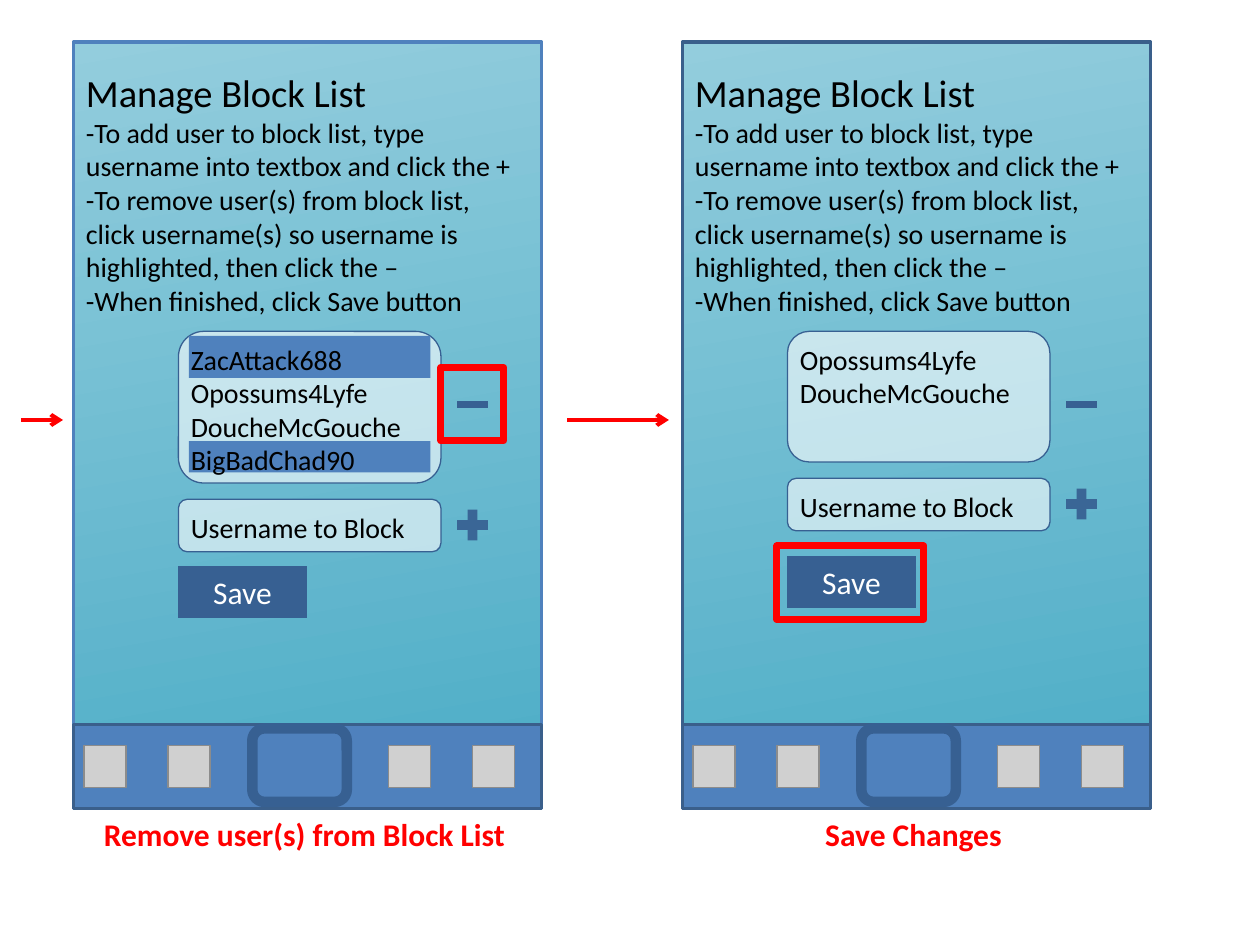
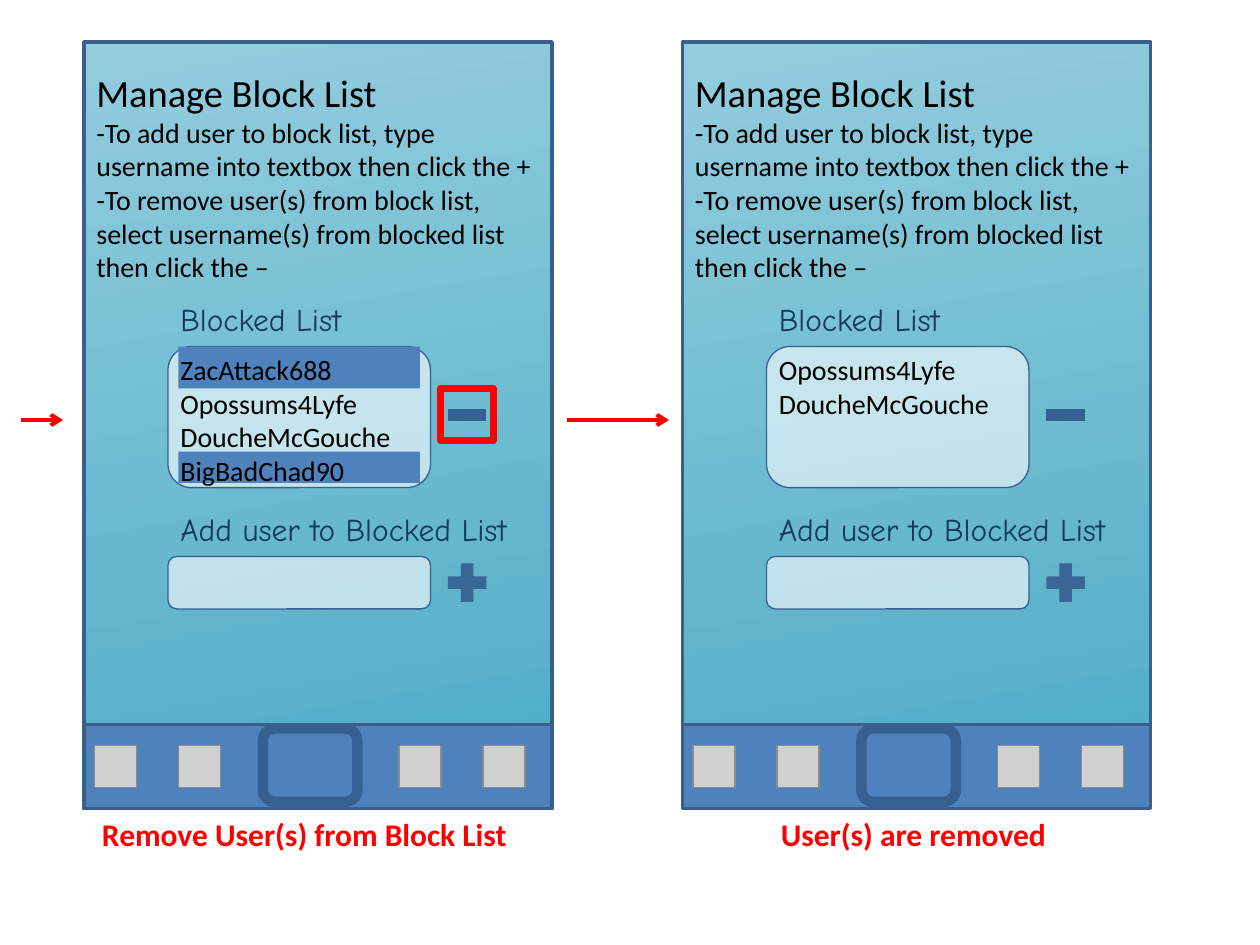
Before and after one commit to Cjreynol-zz/Study-Bear, a slide deck: slide 15 of docs/mock-ups/Mock-ups.pptx. Drawn at 1260x945 pixels with LibreOffice and Linux fonts; fonts in the diff are those of the drawing; grey boxes stand for pictures. Boxes give left, top, right and bottom in pixels: in the first picture for what was removed or moved away, otherwise in the second. Text is boxed around its words. In the diff, an @@ line names an element or a change of style, - is before the commit and + after.

Commit message:
Modified Manage Block List Screen in Mock-ups

```diff
--- a/docs/mock-ups/Mock-ups.pptx
+++ b/docs/mock-ups/Mock-ups.pptx
@@ 4 pictures, 2 rectangles, 1 rounded rectangle: place and size @@
-4 pictures, 2 rectangles, 1 rounded rectangle at (73, 42, 542, 809)
+4 pictures, 2 rectangles, 1 rounded rectangle at (84, 42, 553, 809)
@@ rectangle at (84, 42, 553, 808): outline #4F81BD 2 pt to #3A5F8C 2 pt @@
@@ text "Manage Block List": place and size @@
-text "Manage Block List" at (86, 80, 490, 315)
+text "Manage Block List" at (96, 80, 510, 277)
@@ text at (96, 123, 510, 277): text changed @@
--To add user to block list, type username into textbox and click the +
--To remove user(s) from block list, click username(s) so username is highlighted, then click the –
--When finished, click Save button
+-To add user to block list, type username into textbox then click the +
+-To remove user(s) from block list, select username(s) from blocked list then click the –
@@ text at (695, 123, 1109, 277): text changed @@
--To add user to block list, type username into textbox and click the +
--To remove user(s) from block list, click username(s) so username is highlighted, then click the –
--When finished, click Save button
+-To add user to block list, type username into textbox then click the +
+-To remove user(s) from block list, select username(s) from blocked list then click the –
@@ text added at (180, 309, 341, 331), 18 pt, text #17375E @@
+Blocked List
@@ text added at (779, 309, 940, 331), 18 pt, text #17375E @@
+Blocked List
@@ rounded rectangle: place and size @@
-rounded rectangle at (179, 331, 441, 483)
+rounded rectangle at (168, 346, 430, 488)
@@ text "Opossums4Lyfe": place and size @@
-text "Opossums4Lyfe" at (800, 351, 1010, 404)
+text "Opossums4Lyfe" at (779, 361, 989, 415)
@@ rounded rectangle: place and size @@
-rounded rectangle at (788, 331, 1050, 462)
+rounded rectangle at (766, 346, 1028, 488)
@@ rectangle: place and size @@
-rectangle at (441, 368, 504, 441)
+rectangle at (441, 388, 494, 441)
@@ math minus: place and size @@
-math minus at (451, 388, 493, 420)
+math minus at (441, 388, 494, 441)
@@ math minus: place and size @@
-math minus at (1061, 388, 1102, 420)
+math minus at (1040, 388, 1092, 441)
@@ 2 rectangles, 1 text: place and size @@
-2 rectangles, 1 text at (189, 336, 431, 477)
+2 rectangles, 1 text at (179, 346, 421, 488)
@@ text removed at (800, 497, 1014, 518) @@
-Username to Block
@@ text added at (180, 519, 507, 541), 18 pt, text #17375E @@
+Add user to Blocked List
@@ text removed at (191, 518, 405, 539) @@
-Username to Block
@@ text added at (779, 519, 1105, 541), 18 pt, text #17375E @@
+Add user to Blocked List
@@ rounded rectangle: place and size @@
-rounded rectangle at (179, 499, 441, 552)
+rounded rectangle at (168, 557, 430, 610)
@@ rectangle removed at (179, 567, 307, 617) @@
-Save
@@ plus sign: place and size @@
-plus sign at (451, 504, 493, 546)
+plus sign at (441, 557, 494, 610)
@@ rounded rectangle: place and size @@
-rounded rectangle at (788, 479, 1050, 532)
+rounded rectangle at (766, 557, 1028, 610)
@@ rectangle removed at (777, 546, 925, 619) @@
@@ rectangle removed at (788, 557, 916, 607) @@
-Save
@@ plus sign: place and size @@
-plus sign at (1061, 483, 1102, 524)
+plus sign at (1040, 557, 1092, 610)
@@ text at (102, 823, 506, 851): text changed @@
-Remove user(s) from Block List
+Remove User(s) from Block List
@@ text at (781, 823, 1045, 851): text changed @@
-Save Changes
+User(s) are removed
```
Also in this commit, not shown: 2 other slides changed.
